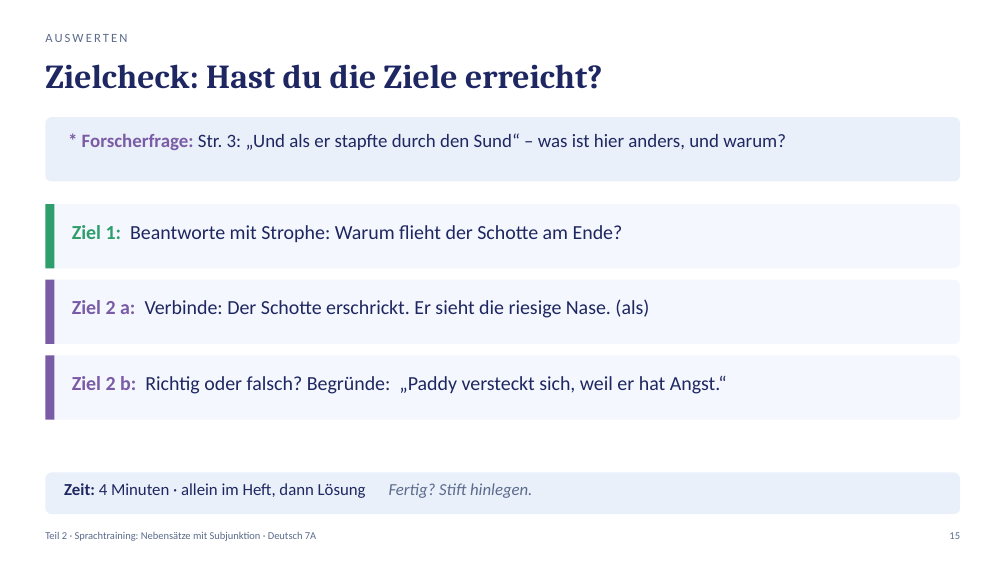
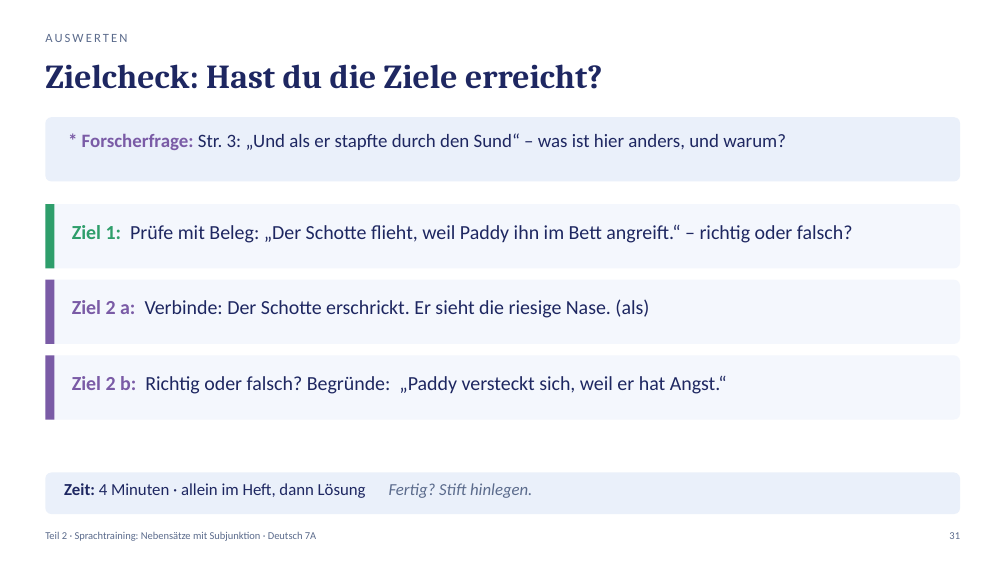
Before and after one commit to golzkonstantin-gif/Schule, a slide deck: slide 31 of Deutsch_7A/Balladen/Woche2/Mittwoch_04-11_Deutsch_7A.pptx (slide 15 before the commit). Drawn at 1008x567 pixels with LibreOffice and Linux fonts; fonts in the diff are those of the drawing. Boxes give left, top, right and bottom in pixels: in the first picture for what was removed or moved away, otherwise in the second. Text is boxed around its words. In the diff, an @@ line names an element or a change of style, - is before the commit and + after.

```diff
--- a/Deutsch_7A/Balladen/Woche2/Mittwoch_04-11_Deutsch_7A.pptx
+++ b/Deutsch_7A/Balladen/Woche2/Mittwoch_04-11_Deutsch_7A.pptx
@@ text at (72,225,853,243): text changed @@
-Ziel 1: Beantworte mit Strophe: Warum flieht der Schotte am Ende?
+Ziel 1: Prüfe mit Beleg: „Der Schotte flieht, weil Paddy ihn im Bett angreift.“ – richtig oder falsch?
```
Also in this commit, not shown: 10 other slides changed, 17 slides added, 1 slide removed, 15 other files.
